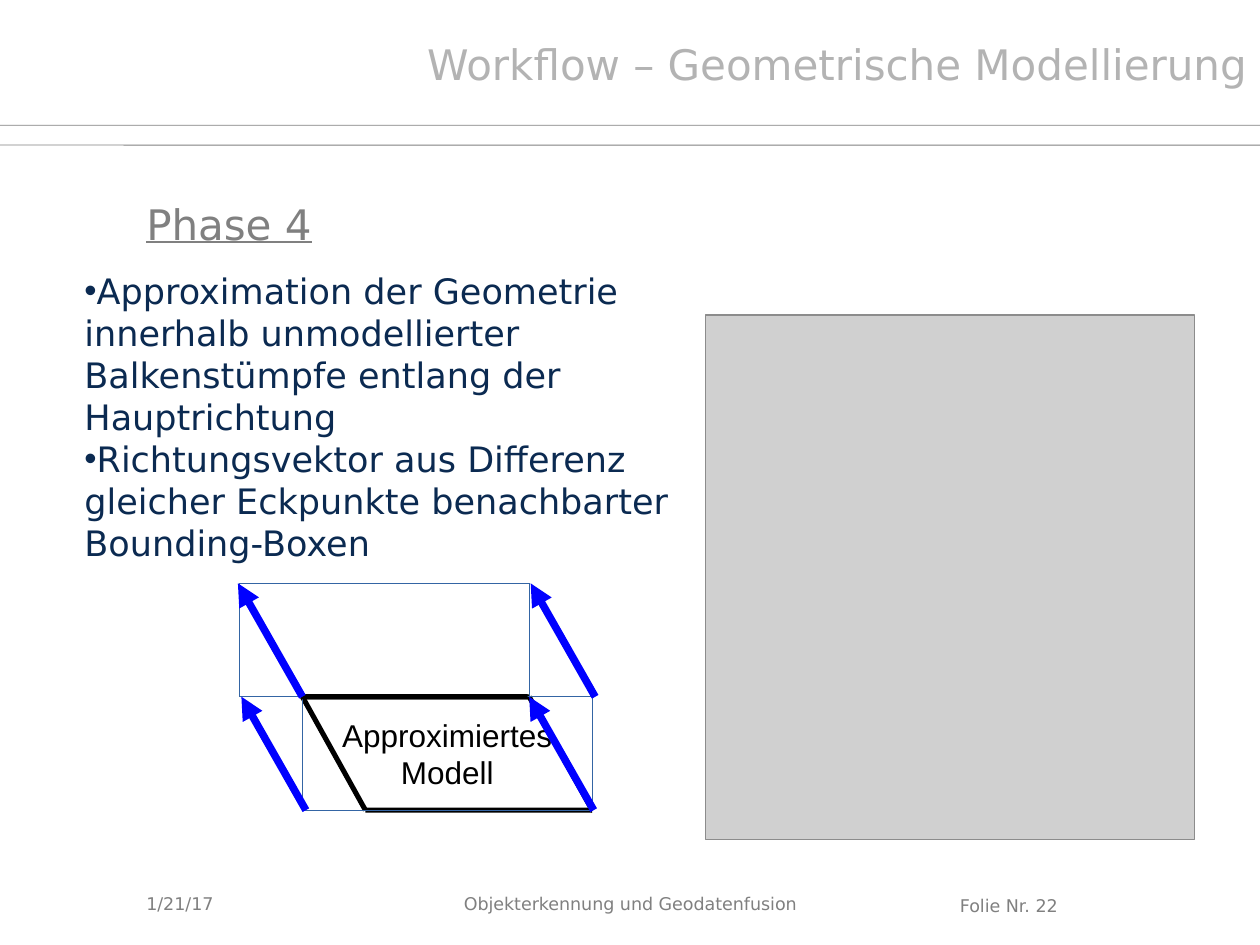
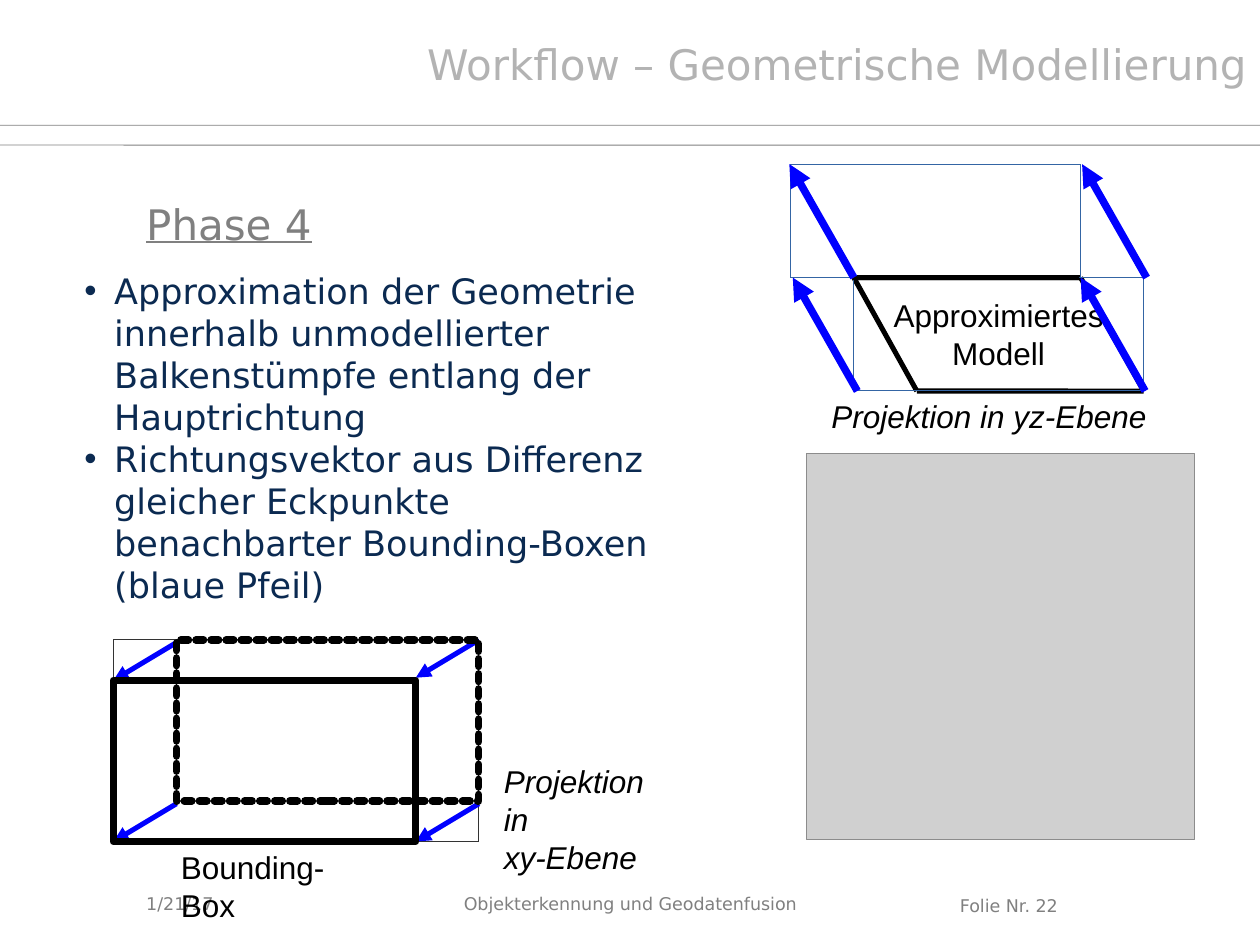
Before and after one commit to Kalmar131/PCL_Dachstuhl2016, a slide deck: slide 22 of Abschlusspräsentation_20170124.pptx. Drawn at 1260x945 pixels with LibreOffice and Linux fonts; fonts in the diff are those of the drawing; grey boxes stand for pictures; background and template pictures are left out. Boxes give left, top, right and bottom in pixels: in the first picture for what was removed or moved away, otherwise in the second. Text is boxed around its words. In the diff, an @@ line names an element or a change of style, - is before the commit and + after.

```diff
--- a/Abschlusspräsentation_20170124.pptx
+++ b/Abschlusspräsentation_20170124.pptx
@@ arrow moved from (595, 697) - (530, 583) to (854, 277) - (789, 164) @@
@@ 3 lines, 2 rectangles: place and size @@
-3 lines, 2 rectangles at <box>239,583,592,810</box>
+3 lines, 2 rectangles at <box>791,164,1144,391</box>
@@ arrow moved from (302, 697) - (238, 583) to (1147, 277) - (1082, 164) @@
@@ arrow moved from (593, 810) - (529, 697) to (857, 391) - (793, 277) @@
@@ line moved from (365, 810) - (592, 810) to (854, 277) - (1081, 277) @@
@@ arrow moved from (306, 810) - (242, 697) to (1145, 391) - (1081, 277) @@
@@ text added at <box>831,405,1146,434</box>, 18 pt, text #000000, italic @@
+Projektion in yz-Ebene
@@ line moved from (301, 697) - (528, 697) to (917, 391) - (1144, 391) @@
@@ text at <box>114,445,648,603</box>: text changed @@
-• Richtungsvektor aus Differenz gleicher Eckpunkte benachbarter Bounding-Boxen
+• Richtungsvektor aus Differenz gleicher Eckpunkte benachbarter Bounding-Boxen (blaue Pfeil)
@@ picture: place and size @@
-picture at <box>706,315,1194,839</box>
+picture at <box>806,454,1194,839</box>
@@ rectangle added at <box>113,640,479,842</box>, outline #333333 0.75 pt @@
@@ arrow added from (176, 643) to (113, 680), #0000FF 2.89 pt @@
@@ rectangle added at <box>176,640,479,801</box>, outline #000000 4.31 pt @@
@@ arrow added from (479, 640) to (416, 678), #0000FF 2.89 pt @@
@@ rectangle added at <box>113,680,416,842</box>, outline #000000 4.31 pt @@
@@ text added at <box>504,770,644,875</box>, 18 pt, text #000000, italic @@
+Projektion in
+xy-Ebene
@@ arrow added from (176, 804) to (113, 842), #0000FF 2.89 pt @@
@@ arrow added from (479, 804) to (416, 842), #0000FF 2.89 pt @@
@@ text added at <box>181,856,325,918</box>, 18 pt, text #000000 @@
+Bounding-Box
```
Also in this commit, not shown: 15 other slides changed, 1 other file.
